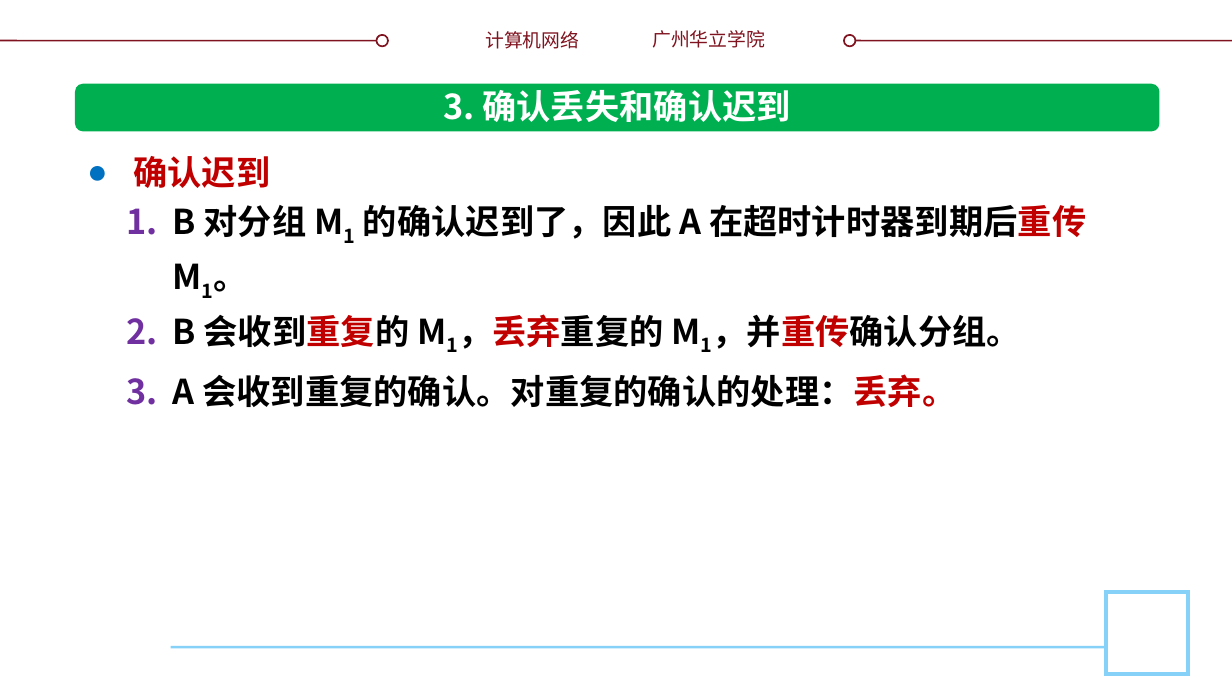
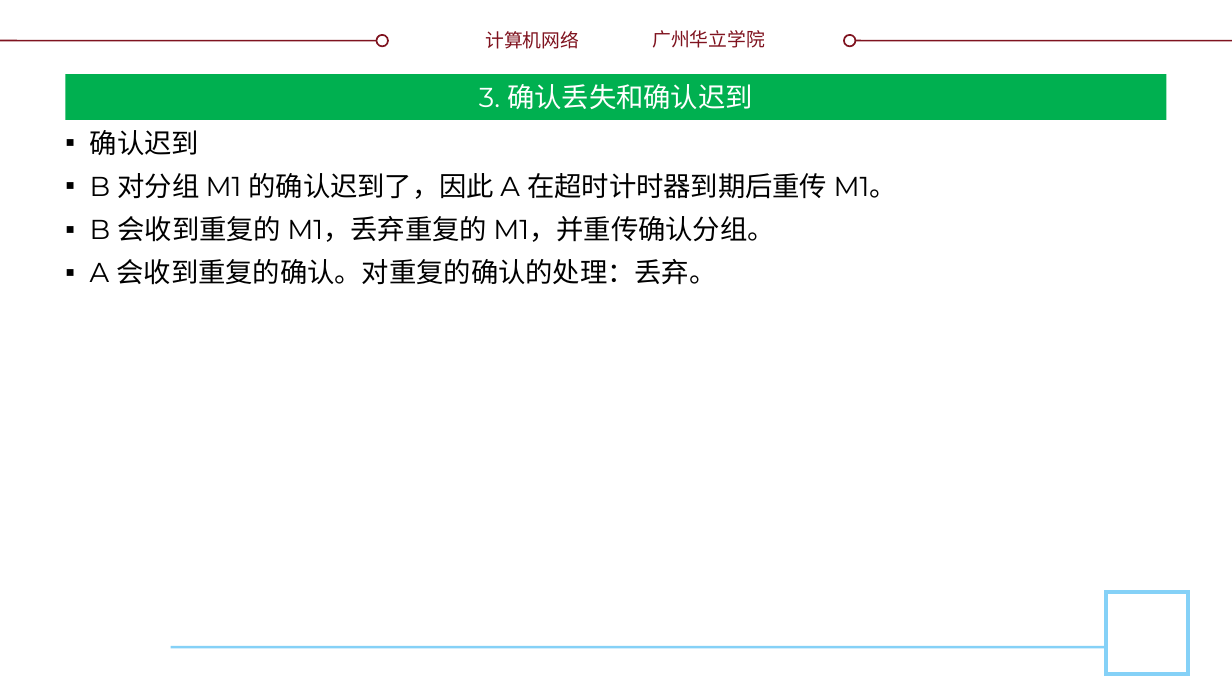
Before and after one commit to glplaman/glplaman.github.io, a slide deck: slide 55 of network/ppt/chap5.pptx (slide 54 before the commit). Drawn at 1232x693 pixels with LibreOffice and Linux fonts; fonts in the diff are those of the drawing; background and template pictures are left out. Boxes give left, top, right and bottom in pixels: in the first picture for what was removed or moved away, otherwise in the second. Text is boxed around its words. In the diff, an @@ line names an element or a change of style, - is before the commit and + after.

```diff
--- a/network/ppt/chap5.pptx
+++ b/network/ppt/chap5.pptx
@@ title "3. 确认丢失和确认迟到": place and size @@
-title "3. 确认丢失和确认迟到" at bbox=[443, 90, 791, 122]
+title "3. 确认丢失和确认迟到" at bbox=[65, 74, 1167, 120]
@@ title "3. 确认丢失和确认迟到" at bbox=[65, 74, 1167, 120]: size 20 to 16 pt, font Noto Sans CJK SC to Montserrat, bold off; vertical alignment top to middle; fill none to #00B050 @@
@@ rounded rectangle removed at bbox=[75, 84, 1159, 132] @@
@@ text "确认迟到": place and size @@
-text "确认迟到" at bbox=[133, 156, 1086, 407]
+text "确认迟到" at bbox=[90, 130, 897, 285]
@@ text "确认迟到" at bbox=[90, 130, 897, 285]: size 20 to 16 pt, font Noto Sans CJK SC to Montserrat, bold off; text colour #C00000 to #000000 in "确认迟到", "在超时计时器到期后重传", "会收到重复的 M1，丢弃重复的 M1，并重传确认分组。", "会收到重复的确认。对重复的确认的处理：丢弃。"; now on the baseline in "M1 M1。", "M1，丢弃重复的 M1，并重传确认分组。"; alignment left to justified; bullet ● to ▪; line spacing 32pt to 1; more space between paragraphs; bullet 1. to ▪ @@
```
Also in this commit, not shown: 43 other slides changed, 1 slide added, 9 other files.
